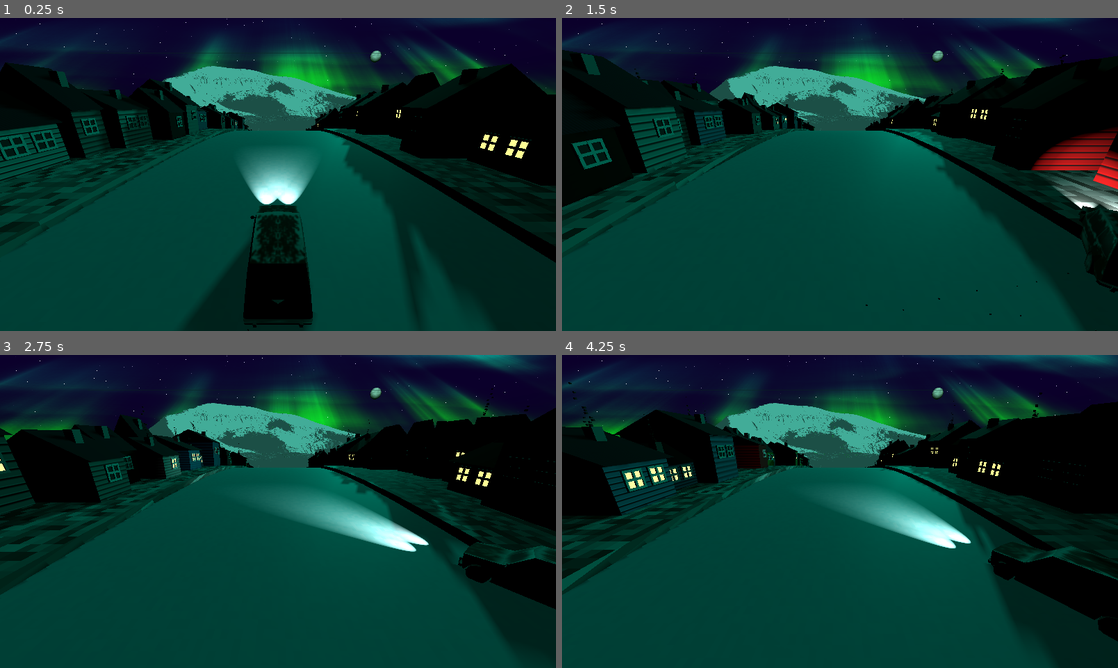
Above: before the commit, frames 1-4 (two rows, left to right).
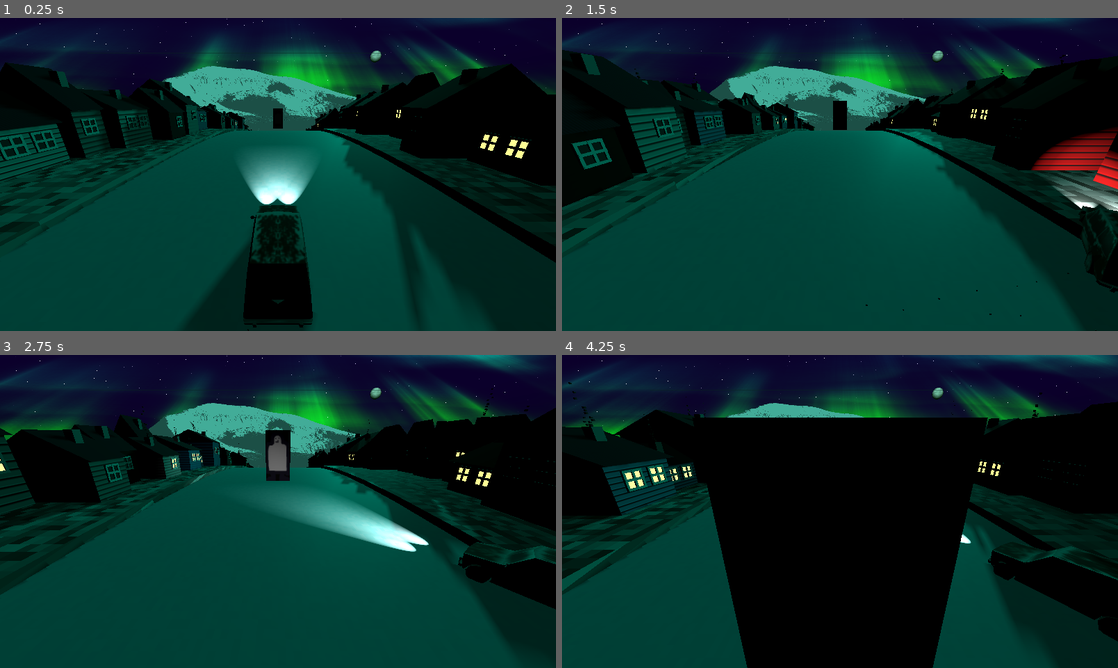
Above: after the commit, the same moments.

Repository: bjornarprytz/waves
Game: Godot game, scene res://main.tscn
The game is run twice, just before and just after one commit, with the same random seed, the same clock (stepped at 60 frames per second) and the same inputs.
Inputs:
- Up to frame 1 (0.25 s): no input
- Up to frame 2 (1.5 s): hold Right (steer_right) 0.53-1.28 s; hold A (steer_left) from 1.28 s (still down)
- Up to frame 3 (2.75 s): release A (steer_left) at 2.03 s; hold Right (steer_right) from 2.03 s (still down)
- Up to frame 4 (4.25 s): release Right (steer_right) at 3.53 s; hold A (steer_left) from 3.53 s (still down)

The runs differ from the first frame. In frame 1, 0.1% of the frame differs, in the area x 49-51%, y 28-36%; in frame 2, 0.2%; in frame 3, 0.7%; in frame 4, 31%, in the area x 24-77%, y 20-100%.

Commit message:
tourist grinder

Diff:
--- a/src/ground.gd
+++ b/src/ground.gd
@@ -4,6 +4,7 @@
 @export var rotation_speed: float = 1.0
 
 var building_spawner = preload("res://building.tscn")
+var tourist_spawner = preload("res://tourist.tscn")
 
 var left_building_range = Vector2(-6, -8)
 var right_building_range = Vector2(6, 8)
@@ -25,6 +26,7 @@
 	print("Rads/meter: %f" % rads_per_meter)
 
 	_spawn_buildings()
+
 
 func _physics_process(delta: float) -> void:
 	self.rotate(Vector3.RIGHT, rads_per_meter * delta * rotation_speed)
--- a/src/ground.tscn
+++ b/src/ground.tscn
@@ -1,7 +1,8 @@
-[gd_scene load_steps=9 format=3 uid="uid://bccp5jxnm18cp"]
+[gd_scene load_steps=10 format=3 uid="uid://bccp5jxnm18cp"]
 
 [ext_resource type="Shader" uid="uid://cey285dctf074" path="res://ground.gdshader" id="1_t7tip"]
 [ext_resource type="Script" uid="uid://cen7w6j0ng0py" path="res://ground.gd" id="3_tv015"]
+[ext_resource type="PackedScene" uid="uid://2yxs0eqay0a2" path="res://tourist.tscn" id="3_wnojy"]
 
 [sub_resource type="ShaderMaterial" id="ShaderMaterial_h2yge"]
 render_priority = 0
@@ -67,3 +68,6 @@
 [node name="SidewalkRight" type="MeshInstance3D" parent="."]
 transform = Transform3D(1, 0, 0, 0, 1, 0, 0, 0, 1, -2.7145484e-07, 6.210163, 0)
 mesh = SubResource("CylinderMesh_tv015")
+
+[node name="Tourist" parent="." instance=ExtResource("3_wnojy")]
+transform = Transform3D(-4.371139e-08, -1, 0, 1, -4.371139e-08, 0, 0, 0, 1, -99.11859, -4.3326113e-06, -14.718791)
--- a/src/main.tscn
+++ b/src/main.tscn
@@ -8,6 +8,7 @@
 [ext_resource type="PackedScene" uid="uid://7wf22o12pssd" path="res://mountain.tscn" id="7_272bh"]
 [ext_resource type="AudioStream" uid="uid://dntxq22lnlcgt" path="res://assets/sound/bossfightfeeling - 02.04.2023, 12.26.wav" id="8_5vw27"]
 [ext_resource type="Shader" uid="uid://b7mfuslajspmy" path="res://moon.gdshader" id="8_kek77"]
+[ext_resource type="PackedScene" uid="uid://duqsj6w7ve83k" path="res://tourist_grinder.tscn" id="9_kek77"]
 
 [sub_resource type="ShaderMaterial" id="ShaderMaterial_sky"]
 shader = ExtResource("4_sky")
@@ -80,3 +81,6 @@
 [node name="Moon" type="MeshInstance3D" parent="."]
 transform = Transform3D(17.677675, 0, 17.677673, 0, 25, 0, -17.677675, 0, 17.677673, 238.6495, 106.64763, -565.4971)
 mesh = SubResource("SphereMesh_kek77")
+
+[node name="TouristGrinder" parent="." instance=ExtResource("9_kek77")]
+transform = Transform3D(1, 0, 0, 0, 1, 0, 0, 0, 1, 0, -2.211856, 7.9329987)
--- a/src/tourist.tscn
+++ b/src/tourist.tscn
@@ -11,6 +11,8 @@
 material = SubResource("StandardMaterial3D_vkp31")
 size = Vector2(1, 2)
 
+[sub_resource type="CapsuleShape3D" id="CapsuleShape3D_1jonp"]
+
 [node name="Tourist" type="Node3D"]
 script = ExtResource("1_1jonp")
 
@@ -22,5 +24,10 @@
 mesh = SubResource("QuadMesh_d4pc4")
 skeleton = NodePath("../..")
 
-[node name="Camera3D" type="Camera3D" parent="."]
-transform = Transform3D(1, 0, 0, 0, 1, 0, 0, 0, 1, 0, 0, 9.923271)
+[node name="HitBox" type="Area3D" parent="Handle"]
+transform = Transform3D(1, 0, 0, 0, 1, 0, 0, 0, 1, 0, 0.7921288, 0)
+monitoring = false
+
+[node name="Shape" type="CollisionShape3D" parent="Handle/HitBox"]
+transform = Transform3D(1, 0, 0, 0, 1, 0, 0, 0, 1, 0, 0.18784916, 0)
+shape = SubResource("CapsuleShape3D_1jonp")
--- /dev/null
+++ b/src/tourist_grinder.gd
@@ -0,0 +1,7 @@
+class_name TouristGrinder
+extends Area3D
+
+
+func _on_area_entered(area: Area3D) -> void:
+	if area.owner is Tourist:
+		area.owner.queue_free()
--- /dev/null
+++ b/src/tourist_grinder.tscn
@@ -0,0 +1,14 @@
+[gd_scene load_steps=3 format=3 uid="uid://duqsj6w7ve83k"]
+
+[ext_resource type="Script" uid="uid://8bb7pd2rlv8" path="res://tourist_grinder.gd" id="1_y0f8v"]
+
+[sub_resource type="BoxShape3D" id="BoxShape3D_5vw27"]
+size = Vector3(60.898438, 22.14746, 1)
+
+[node name="TouristGrinder" type="Area3D"]
+script = ExtResource("1_y0f8v")
+
+[node name="Shape" type="CollisionShape3D" parent="."]
+shape = SubResource("BoxShape3D_5vw27")
+
+[connection signal="area_entered" from="." to="." method="_on_area_entered"]
Not shown, changed: src/assets/sound/bossfightfeeling - 02.04.2023, 12.26.wav.import
Not shown: 1 places in src/main.tscn that only renumber resources
Not shown: 1 places in src/tourist.tscn that only renumber resources
Not shown, added: src/tourist_grinder.gd.uid
